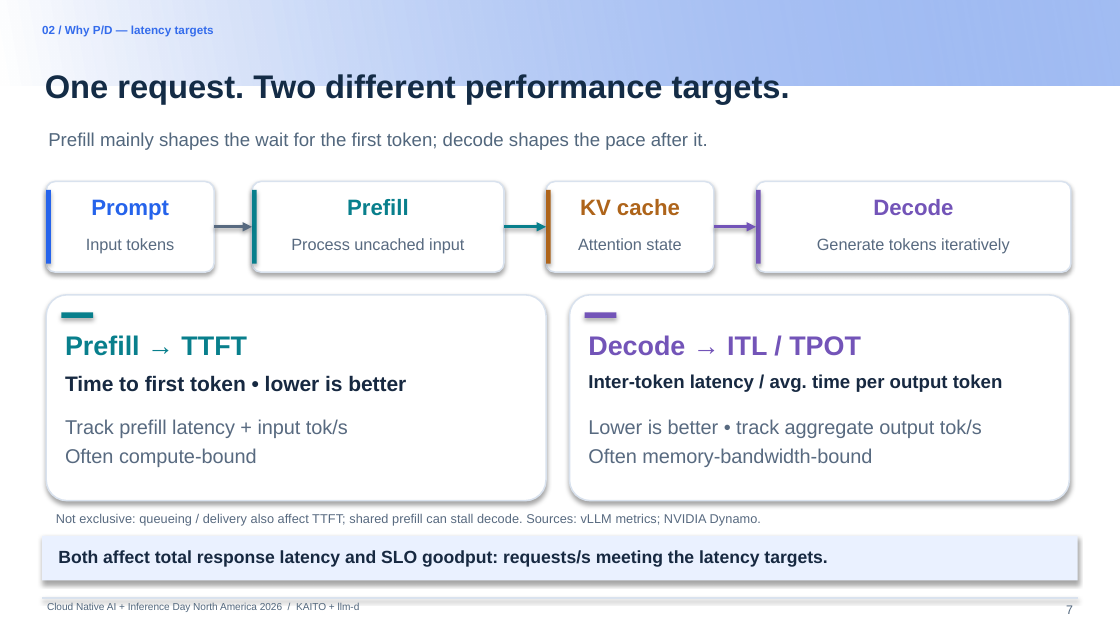
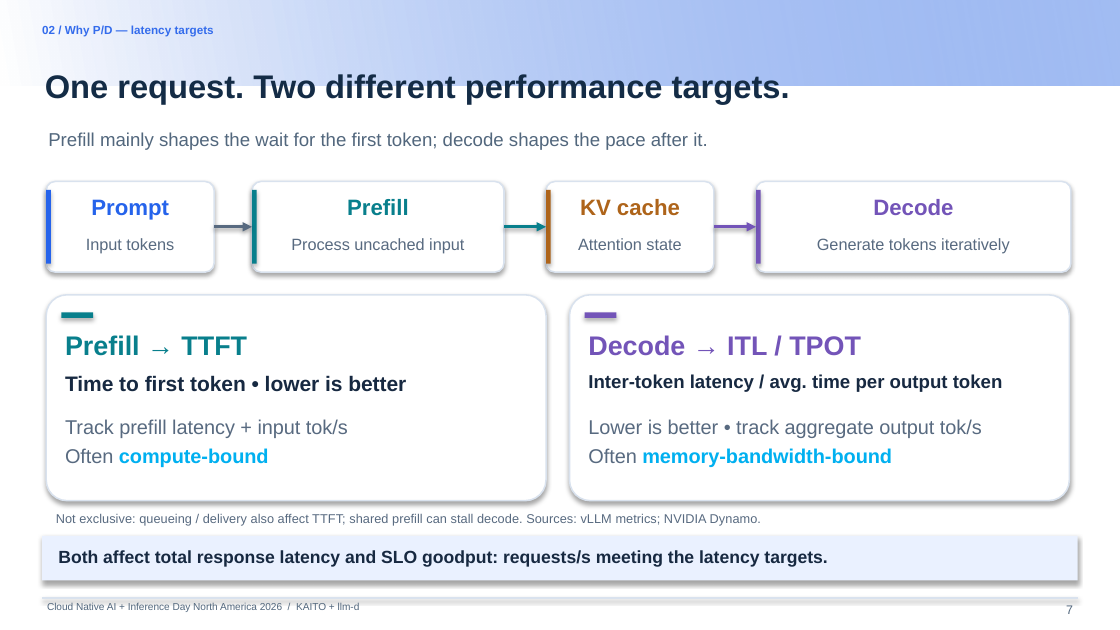
Before and after one commit to andyzhangx/demo, a slide deck: slide 7 of llm/pd-disaggregation/kubecon-na-2026-pd-disaggregation-kaito-llmd.pptx. Drawn at 1120x630 pixels with LibreOffice and Linux fonts; fonts in the diff are those of the drawing; background and template pictures are left out. Boxes give left, top, right and bottom in pixels: in the first picture for what was removed or moved away, otherwise in the second. Text is boxed around its words. In the diff, an @@ line names an element or a change of style, - is before the commit and + after.

```diff
--- a/llm/pd-disaggregation/kubecon-na-2026-pd-disaggregation-kaito-llmd.pptx
+++ b/llm/pd-disaggregation/kubecon-na-2026-pd-disaggregation-kaito-llmd.pptx
@@ text at (65,448,269,467): text colour #586A80 to #00B0F0, bold on in "compute-bound" @@
@@ text at (588,448,892,467): text colour #586A80 to #00B0F0, bold on in "memory-bandwidth-bound" @@
```
Also in this commit, not shown: 14 other slides changed.
